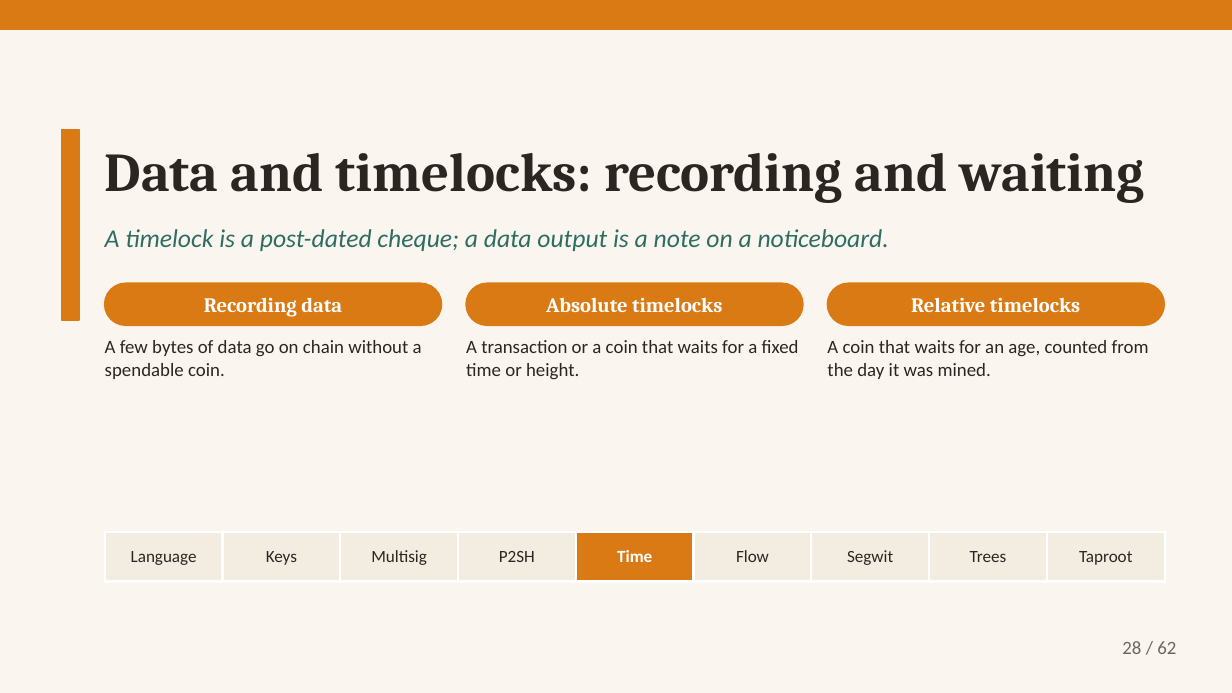
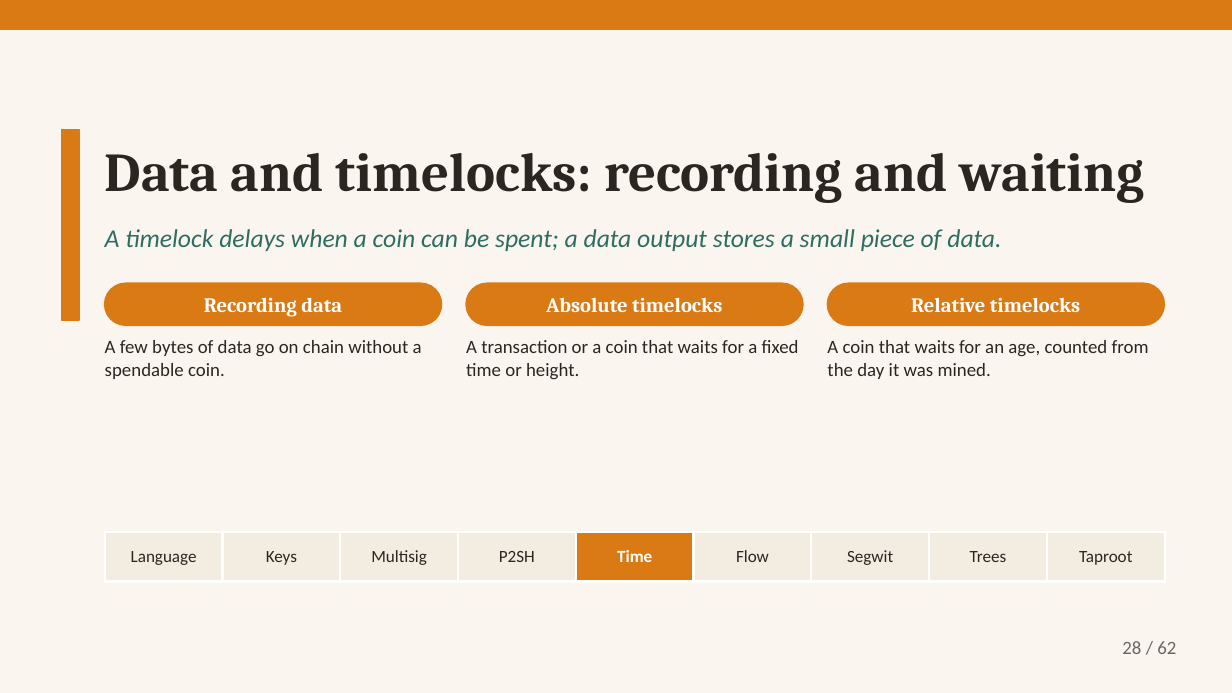
Before and after one commit to altunelyusuf/SEN0401, a slide deck: slide 28 of 03-materials/ch07/SEN0401_Ch07_AuthorizationAuthentication_3e_v2_6_0.pptx. Drawn at 1232x693 pixels with LibreOffice and Linux fonts; fonts in the diff are those of the drawing. Boxes give left, top, right and bottom in pixels: in the first picture for what was removed or moved away, otherwise in the second. Text is boxed around its words. In the diff, an @@ line names an element or a change of style, - is before the commit and + after.

```diff
--- a/03-materials/ch07/SEN0401_Ch07_AuthorizationAuthentication_3e_v2_6_0.pptx
+++ b/03-materials/ch07/SEN0401_Ch07_AuthorizationAuthentication_3e_v2_6_0.pptx
@@ text at (105, 229, 1001, 251): text changed @@
-A timelock is a post-dated cheque; a data output is a note on a noticeboard.
+A timelock delays when a coin can be spent; a data output stores a small piece of data.
```
Also in this commit, not shown: 2 other slides changed, 3 other files.
